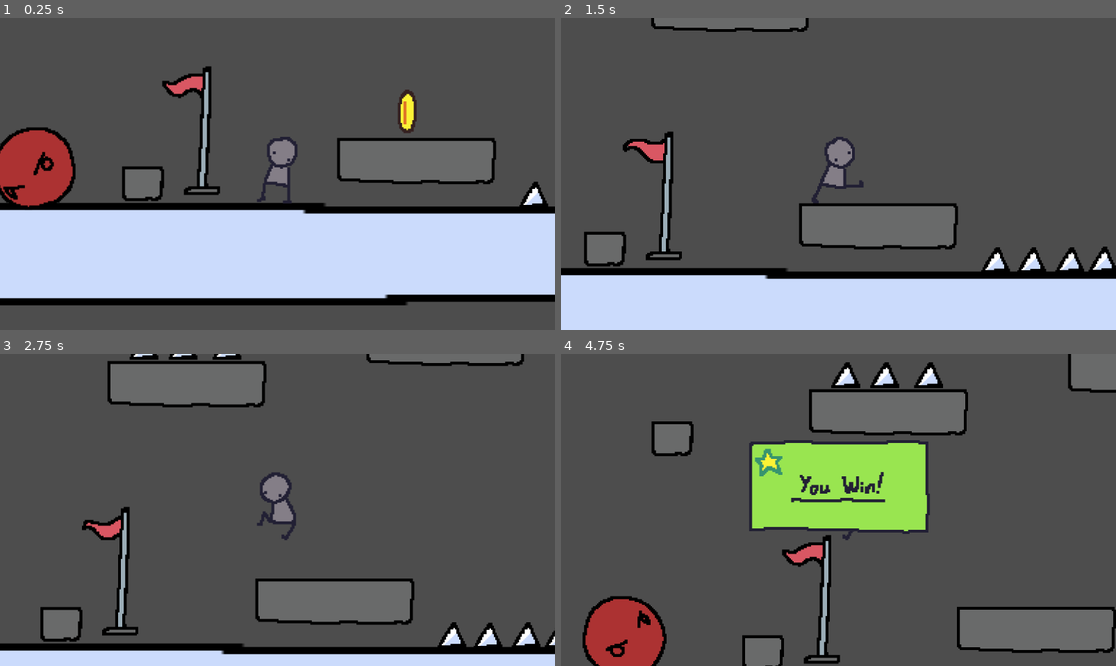
Above: before the commit, frames 1-4 (two rows, left to right).
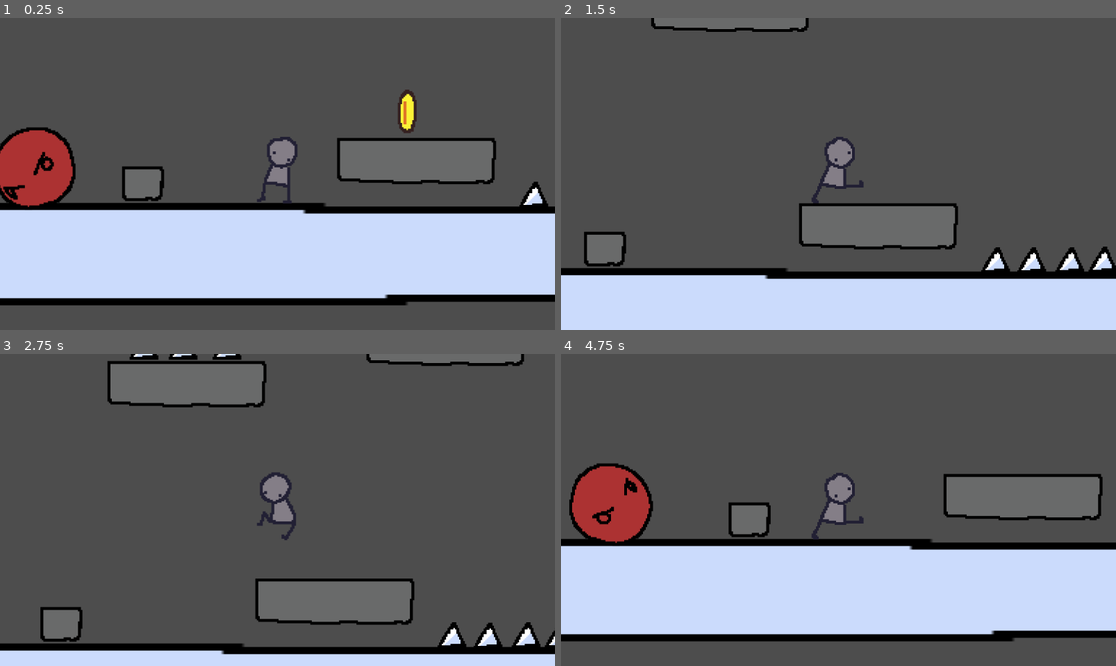
Above: after the commit, the same moments.

Repository: Helia8/platform
Game: Godot game, scene res://scenes/Level/Level1.tscn
The game is run twice, just before and just after one commit, with the same random seed, the same clock (stepped at 60 frames per second) and the same inputs.
Inputs:
- Up to frame 1 (0.25 s): no input
- Up to frame 2 (1.5 s): tap Enter (ui_accept) at 0.5, 0.77 s; hold Right (ui_right) from 0.53 s (still down)
- Up to frame 3 (2.75 s): tap Enter (ui_accept) at 1.52 s; release Right (ui_right) at 2.03 s; hold Left (ui_left) from 2.03 s (still down)
- Up to frame 4 (4.75 s): tap Enter (ui_accept) at 3.02, 3.77, 4.52 s; release Left (ui_left) at 4.28 s; hold Right (ui_right) from 4.28 s (still down)

The runs differ from the first frame. In frame 1, 1.3% of the frame differs, in the area x 29-40%, y 15-57%; in frame 2, 1.3%; in frame 3, 1.2%; in frame 4, 59%, in the area x 0-100%, y 0-100%.

Commit message:
feat: winscreen fixed

Diff:
--- a/scenes/Level/Level1.tscn
+++ b/scenes/Level/Level1.tscn
@@ -4,7 +4,6 @@
 [ext_resource type="PackedScene" uid="uid://7dgreu68l76s" path="res://scenes/Player.tscn" id="2_h32uy"]
 [ext_resource type="PackedScene" uid="uid://pukgko1ty678" path="res://scenes/Hazards/VoidHazard.tscn" id="3_p0hel"]
 [ext_resource type="PackedScene" uid="uid://bmudjookqyrr3" path="res://scenes/Hazards/SpikeHazard.tscn" id="4_8mqkg"]
-[ext_resource type="PackedScene" uid="uid://y4l43eaevqbb" path="res://scenes/WinFlag.tscn" id="5_8x4nf"]
 [ext_resource type="PackedScene" uid="uid://dillxlklk13ia" path="res://scenes/Ennemies/BasicEnnemy.tscn" id="6_7s6sr"]
 [ext_resource type="PackedScene" uid="uid://bfg8snu3sq651" path="res://scenes/Platforms/BasicPlatform.tscn" id="7_4esi6"]
 [ext_resource type="PackedScene" uid="uid://lgtdme4tg6sh" path="res://scenes/Platforms/SquarePlatform.tscn" id="8_s5y6n"]
@@ -43,9 +42,6 @@
 
 [node name="SpikeHazard" parent="." unique_id=1085807066 instance=ExtResource("4_8mqkg")]
 position = Vector2(1098, 455)
-
-[node name="WinFlag" parent="." unique_id=1563577584 instance=ExtResource("5_8x4nf")]
-position = Vector2(-48, 141)
 
 [node name="BasicEnnemy" parent="." unique_id=775499948 instance=ExtResource("6_7s6sr")]
 position = Vector2(3311, 345)
--- a/scenes/WinScreen.tscn
+++ b/scenes/WinScreen.tscn
@@ -18,7 +18,7 @@
 "duration": 1.0,
 "texture": ExtResource("6_eog5u")
 }],
-"loop": true,
+"loop": false,
 "name": &"idle",
 "speed": 5.0
 }, {
@@ -47,17 +47,6 @@
 "loop": false,
 "name": &"start",
 "speed": 5.0
-}, {
-"frames": [{
-"duration": 1.0,
-"texture": ExtResource("7_s06e1")
-}, {
-"duration": 1.0,
-"texture": ExtResource("6_eog5u")
-}],
-"loop": false,
-"name": &"idle",
-"speed": 5.0
 }]
 
 [node name="WinScreen" type="Node2D" unique_id=505483427]
--- a/src/win_screen.gd
+++ b/src/win_screen.gd
@@ -3,7 +3,7 @@
 @onready var anim: AnimatedSprite2D = $WinScreenAnimation
 func start():
 	anim.visible = true
-	anim.play("default")
+	anim.play("start")
 
 func _process(delta: float):
 	if (!anim.is_playing() and anim.visible):
